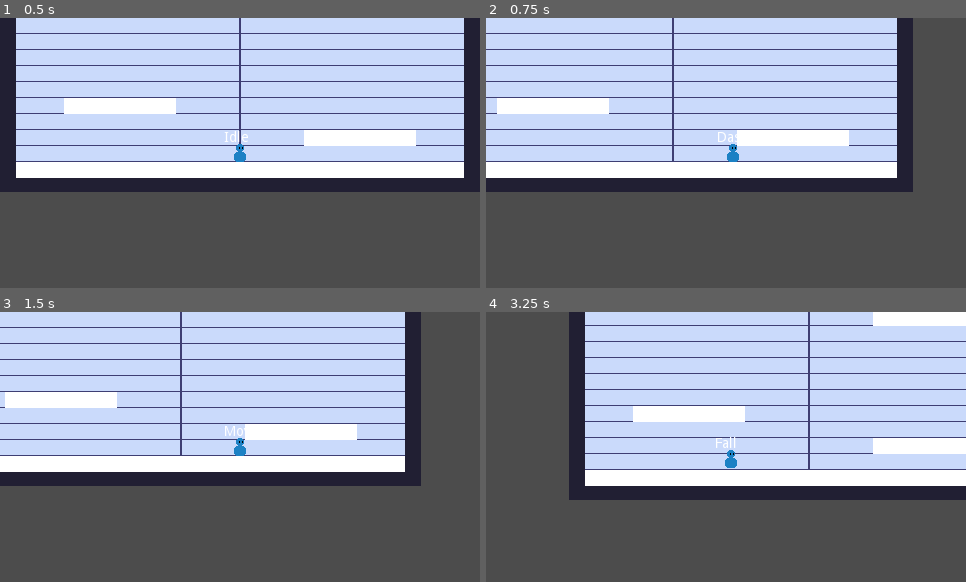
Above: before the commit, frames 1-4 (two rows, left to right).
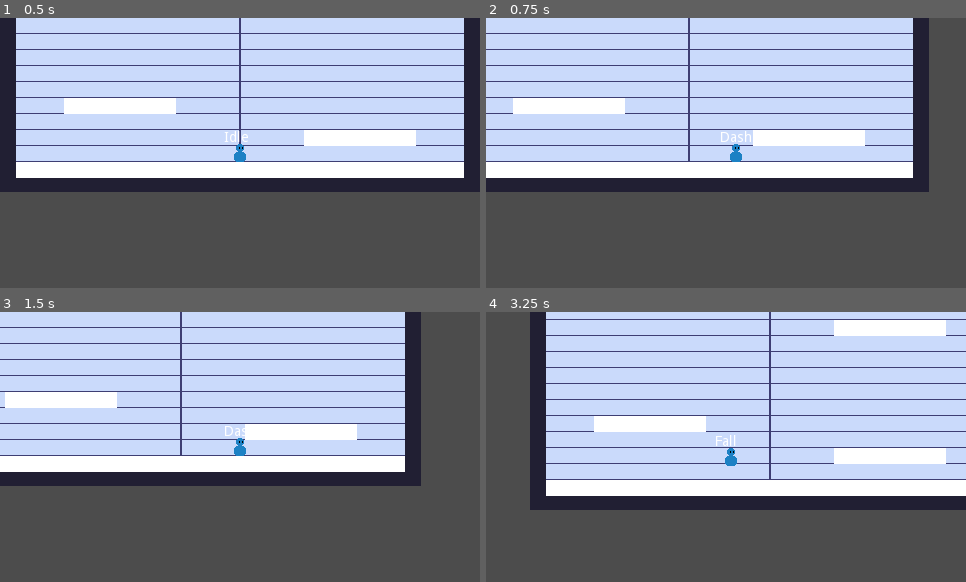
Above: after the commit, the same moments.

Repository: VuurMos/godot-3.5-platformer-character-controller
Game: Godot game, scene res://Game.tscn
Same seed, same stepped clock (60 frames per second), same inputs: the game is played once before the commit and once after it.
Inputs:
- Up to frame 1 (0.5 s): no input
- Up to frame 2 (0.75 s): hold Right (right) from 0.53 s (still down); hold X (dash) from 0.53 s (still down)
- Up to frame 3 (1.5 s): keep holding Right (right); tap C (jump) at 0.77 s; release X (dash) at 1.28 s; tap X (dash) at 1.35 s
- Up to frame 4 (3.25 s): tap C (jump) at 1.52, 3.02 s; release Right (right) at 2.03 s; hold Left (left) 2.03-2.78 s; hold X (dash) 2.03-2.78 s; hold Right (right) from 2.78 s (still down); tap X (dash) at 2.85 s

Frame 1 is identical in both runs. In frame 2, 5.4% of the frame differs, in the area x 2-93%, y 0-65%; in frame 3, less than 0.1%; in frame 4, 28%, in the area x 9-100%, y 0-74%.

Commit message:
Variable dash duration

Diff:
--- a/platformer-controller/player/platform-controller.gd
+++ b/platformer-controller/player/platform-controller.gd
@@ -29,7 +29,7 @@
 
 var dash_input := false
 var dashing := false
-var dash_strength := 30 * TILE_SIZE
+var dash_strength := 20 * TILE_SIZE
 
 onready var sprite = $Sprite
 onready var cam = $PlayerCamera
--- a/platformer-controller/player/player-state-machine/player-states/player-dash-state.gd
+++ b/platformer-controller/player/player-state-machine/player-states/player-dash-state.gd
@@ -3,8 +3,8 @@
 
 var dash_direction := Vector2.ZERO
 var current_dash_time := 0.0
-var dash_duration := 0.2
-var minimum_dash_duration := 0.1
+var dash_duration := 0.3
+var minimum_dash_progress := 0.5
 
 
 func enter(msg := {}) -> void:
@@ -17,19 +17,20 @@
 	if player.is_on_floor():
 		player.velocity.y = 0
 
+	current_dash_time += delta
 	var dash_progress = current_dash_time / dash_duration
 
-	if player.dash_input or dash_progress < minimum_dash_duration:
-		current_dash_time += delta
+	print("dash progress: " + str(dash_progress))
 
+	#Apply the dash velocity
+	if player.dash_input or dash_progress < minimum_dash_progress:
 		var dash_velocity = 1 - pow(2, -10 * dash_progress)
 
 		player.add_dash_velocity(dash_direction, dash_velocity)
-
 		player.apply_movement()
 
-
-	if current_dash_time >= dash_duration or !player.dash_input:
+	#Leave the dash state
+	if current_dash_time >= dash_duration or !player.dash_input and dash_progress > minimum_dash_progress:
 		if !player.is_on_floor():
 			state_machine.transition_to("Fall", {from_ground = true})
 			return
--- a/platformer-controller/player/player-state-machine/player-states/player-state.gd
+++ b/platformer-controller/player/player-state-machine/player-states/player-state.gd
@@ -34,8 +34,6 @@
 
 func update(_delta: float) -> void:
 	player.input_direction = _get_input_direction()
-	print(player.velocity.x)
-	print(state_machine.state)
 
 
 func physics_update(_delta: float) -> void:
